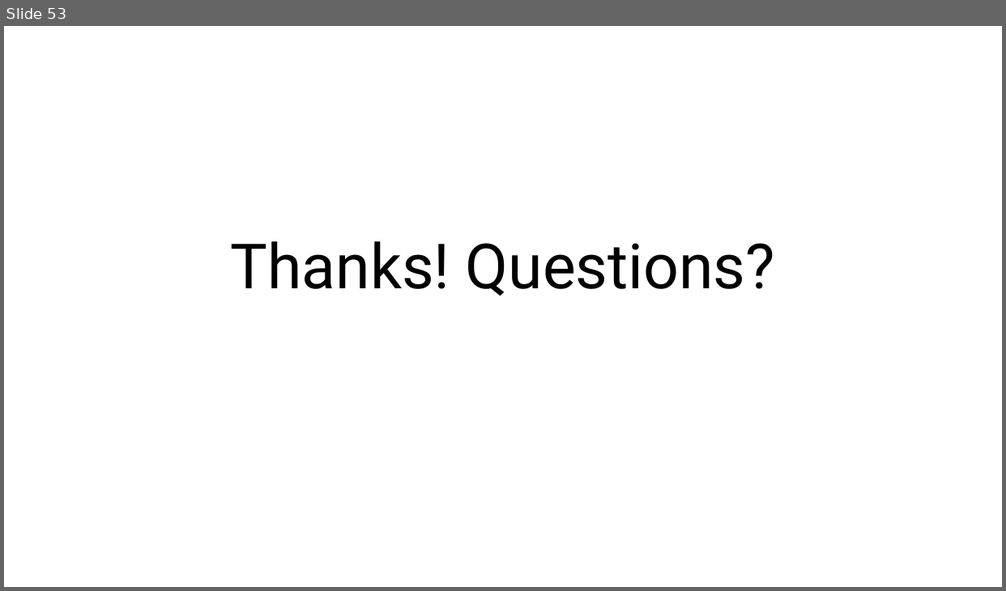
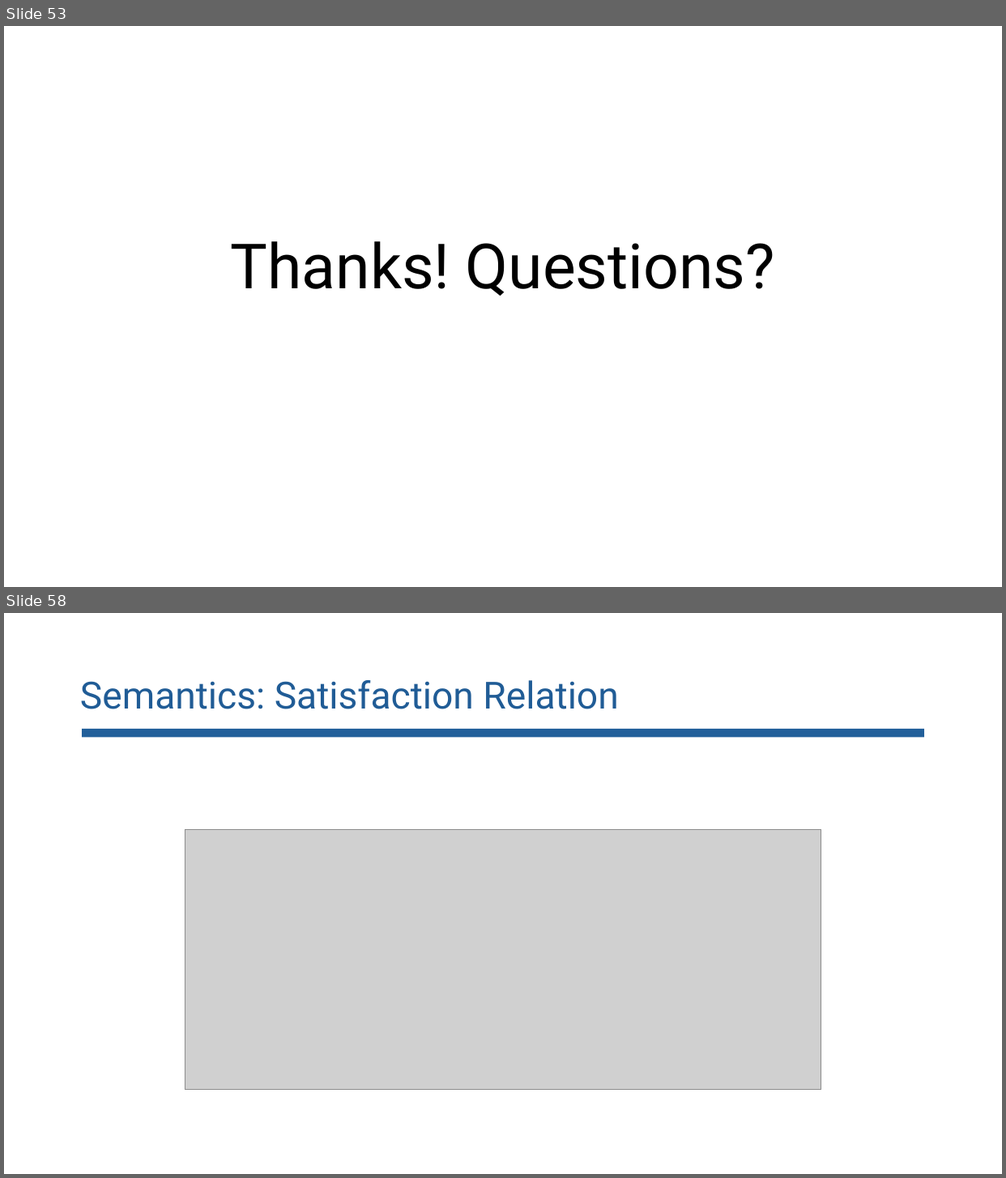
Before and after one commit to lorchrob/goblin_slides, a slide deck: goblin_slides.pptx. Shown one above the other, each under a label of ours: slide 53 before the commit, slides 53 and 58 after it; the slides between them are not shown. The pictures are 1006x591 and 1006x1178 pixels, drawn with LibreOffice and Linux fonts; fonts in the diff are those of the drawing; grey boxes stand for pictures. Boxes give left, top, right and bottom in pixels: in the first picture for what was removed or moved away, otherwise in the second. Text is boxed around its words. In the diff, an @@ line names an element or a change of style, - is before the commit and + after.

```diff
--- a/goblin_slides.pptx
+++ b/goblin_slides.pptx
@@ slide 58 added at (4,613,1002,1174), background #FFFFFF @@
@@ title added at (80,680,618,709), 36 pt, text #205C96 @@
+Semantics: Satisfaction Relation
@@ rectangle added at (82,729,924,737), fill #215F9A @@
@@ picture added at (185,829,821,1090) @@
```
Also in this commit, not shown: 7 other slides added, 1 slide removed.
